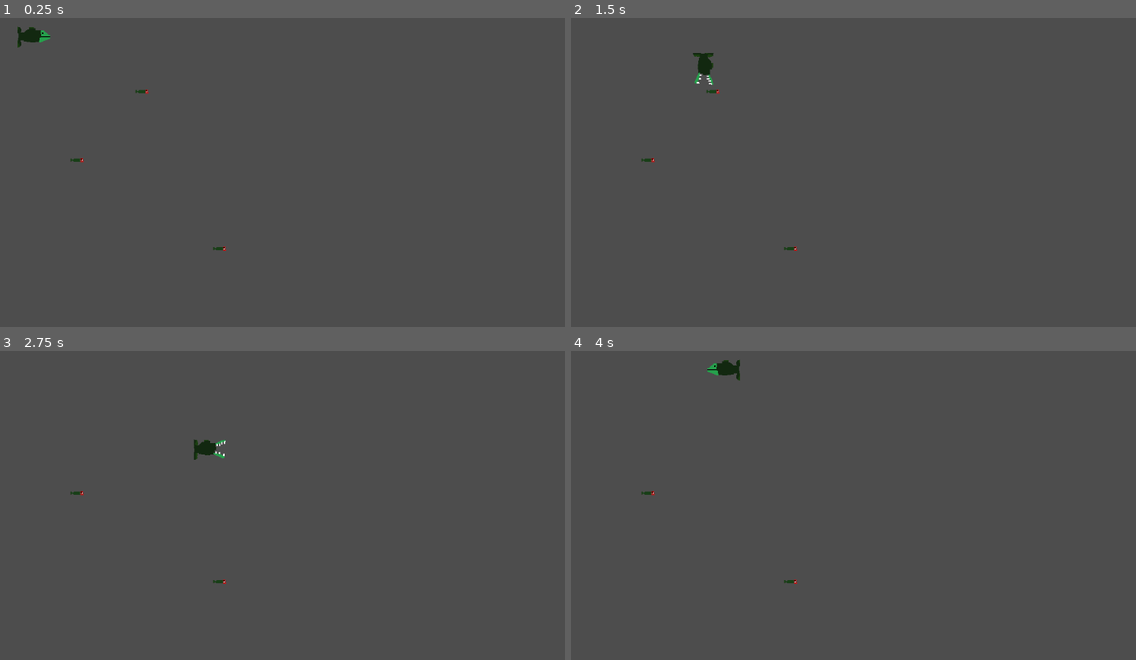
Above: before the commit, frames 1-4 (two rows, left to right).
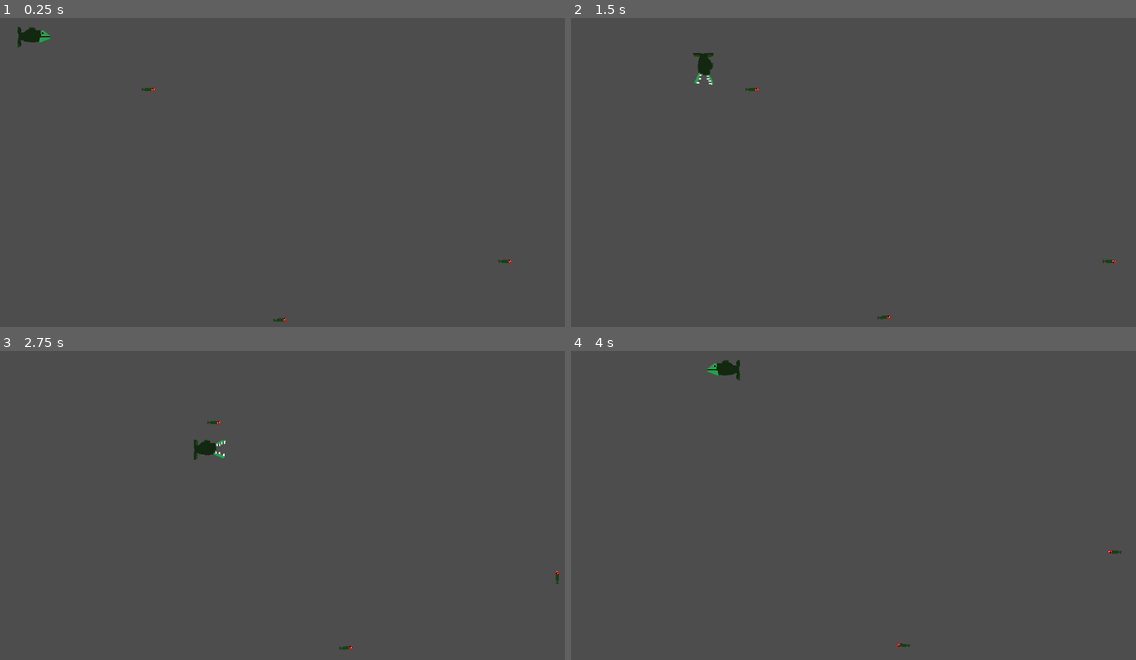
Above: after the commit, the same moments.

Repository: joosepartanen/Tiimi14-GameJam
Game: Godot game, scene res://Scenes/level.tscn
The game is run twice, just before and just after one commit, with the same random seed, the same clock (stepped at 60 frames per second) and the same inputs.
Inputs:
- Up to frame 1 (0.25 s): no input
- Up to frame 2 (1.5 s): hold D (MoveRight) 0.53-1.28 s; tap Space (Dash) at 0.6, 1.35 s; hold S (MoveDown) from 1.28 s (still down)
- Up to frame 3 (2.75 s): release S (MoveDown) at 2.03 s; hold D (MoveRight) from 2.03 s (still down); tap Space (Dash) at 2.1 s
- Up to frame 4 (4 s): release D (MoveRight) at 2.78 s; hold W (MoveUp) 2.78-3.53 s; tap Space (Dash) at 2.85, 3.6 s; hold A (MoveLeft) from 3.53 s (still down)

The runs differ from the first frame. In frame 1, 0.1% of the frame differs, in the area x 12-91%, y 22-99%; in frame 2, 0.1%, in the area x 12-97%, y 22-98%; in frame 3, 0.1%; in frame 4, less than 0.1%.

Commit message:
Muiden objektien liikuttaminen (pathfollow) lisätty

Diff:
--- /dev/null
+++ b/Code/PathFollower.gd
@@ -0,0 +1,42 @@
+extends PathFollow2D
+class_name PathFollower
+# Speed in pixels / second
+@export var speed : float = 50
+# Can the character move or not
+@export var can_move : bool = true
+# The length in pixels
+var _path_length : float = -1
+
+# The desired speed on the path
+var _move_speed : float = 0
+
+# Movement direction: -1 -> backwards, 1 -> forwards
+var direction : int = 1
+
+# Called every frame. 'delta' is the elapsed time since the previous frame.
+func _process(delta: float) -> void:
+	if not can_move or not _validate_path():
+		push_warning("PathFollower: The follower can't move.")
+		return
+
+	var delta_ratio : float = _move_speed * delta * direction
+	progress_ratio = clamp(progress_ratio + delta_ratio, 0, 1)
+
+	if progress_ratio <= 0 or progress_ratio >= 1:
+		direction *= -1
+
+
+func _validate_path() -> bool:
+	if _path_length >= 0:
+		# Path is already validated.
+		return true
+
+	# Reference to the path
+	var path : Path2D = get_parent() as Path2D
+	if path == null or path.curve == null:
+		return false
+
+	_path_length = path.curve.get_baked_length()
+	_move_speed = speed / _path_length
+
+	return true
--- a/Code/saalis.gd
+++ b/Code/saalis.gd
@@ -2,6 +2,9 @@
 class_name Saalis
 
 @export var _score: int = 10
+@onready var animated_sprite_2d: AnimatedSprite2D = $AnimatedSprite2D
+var _path_follower : PathFollower = null
+var prev_pos: Vector2
 
 func collect(kala : Kala) -> bool:
 	if not super.collect(kala):
@@ -10,3 +13,17 @@
 	GameManager.add_score(_score)
 
 	return true
+
+func _ready() -> void:
+	_path_follower = get_parent() as PathFollower
+	prev_pos = global_position
+
+func _process(delta: float) -> void:
+	if _path_follower != null:
+		$AnimatedSprite2D.flip_h = _path_follower.direction < 0
+		var movement = global_position - prev_pos
+
+		if movement.length() > 0.001:
+			$AnimatedSprite2D.flip_v = movement.y > 0
+
+	prev_pos = global_position
--- a/Scenes/level.tscn
+++ b/Scenes/level.tscn
@@ -1,18 +1,65 @@
-[gd_scene load_steps=3 format=3 uid="uid://da01vy6y27r1d"]
+[gd_scene load_steps=7 format=3 uid="uid://da01vy6y27r1d"]
 
 [ext_resource type="PackedScene" uid="uid://c56xv1npw5t1t" path="res://Scenes/Kala.tscn" id="1_tumq0"]
 [ext_resource type="PackedScene" uid="uid://bii84nj5i1glb" path="res://Scenes/Saalis.tscn" id="2_k5f4k"]
+[ext_resource type="Script" uid="uid://di1odib6cw5x6" path="res://Code/PathFollower.gd" id="3_6phgx"]
+
+[sub_resource type="Curve2D" id="Curve2D_81xng"]
+_data = {
+"points": PackedVector2Array(0, 0, 0, 0, 284, 176, 0, 0, 0, 0, 921, 175)
+}
+point_count = 2
+
+[sub_resource type="Curve2D" id="Curve2D_6phgx"]
+_data = {
+"points": PackedVector2Array(0, 0, 0, 0, 924, 540, 0, 0, 0, 0, 970, 539, 0, 0, 0, 0, 1031, 541, 0, 0, 0, 0, 1028, 469, 0, 0, 0, 0, 835, 458, 0, 0, 0, 0, 816, 548, 0, 0, 0, 0, 677, 546, 0, 0, 0, 0, 648, 388, 0, 0, 0, 0, 574, 386, 0, 0, 0, 0, 454, 412, 0, 0, 0, 0, 444, 549, 0, 0, 0, 0, 331, 563, 0, 0, 0, 0, 301, 439, 0, 0, 0, 0, 302, 575, 0, 0, 0, 0, 164, 587)
+}
+point_count = 15
+
+[sub_resource type="Curve2D" id="Curve2D_wqkje"]
+_data = {
+"points": PackedVector2Array(0, 0, 0, 0, 535, 611, 0, 0, 0, 0, 689, 599, 0, 0, 0, 0, 432, 579, 0, 0, 0, 0, 862, 574, 0, 0, 0, 0, 145, 563)
+}
+point_count = 5
 
 [node name="Level" type="Node2D"]
 
 [node name="Kala" parent="." instance=ExtResource("1_tumq0")]
 position = Vector2(48, 85)
 
-[node name="Saalis" parent="." instance=ExtResource("2_k5f4k")]
-position = Vector2(286, 177)
+[node name="Paths" type="Node2D" parent="."]
 
-[node name="Saalis2" parent="." instance=ExtResource("2_k5f4k")]
-position = Vector2(163, 307)
+[node name="Path2D" type="Path2D" parent="Paths"]
+curve = SubResource("Curve2D_81xng")
 
-[node name="Saalis3" parent="." instance=ExtResource("2_k5f4k")]
-position = Vector2(433, 475)
+[node name="PathFollow2D" type="PathFollow2D" parent="Paths/Path2D"]
+position = Vector2(284, 176)
+rotation = -0.0015698575
+script = ExtResource("3_6phgx")
+
+[node name="Saalis" parent="Paths/Path2D/PathFollow2D" instance=ExtResource("2_k5f4k")]
+position = Vector2(1.0046997, -2.998413)
+rotation = 0.0015698575
+scale = Vector2(1.0000001, 1.0000001)
+
+[node name="Path2D2" type="Path2D" parent="Paths"]
+position = Vector2(37, -45)
+curve = SubResource("Curve2D_6phgx")
+
+[node name="PathFollow2D" type="PathFollow2D" parent="Paths/Path2D2"]
+position = Vector2(924, 540)
+rotation = -0.021735707
+script = ExtResource("3_6phgx")
+
+[node name="Saalis" parent="Paths/Path2D2/PathFollow2D" instance=ExtResource("2_k5f4k")]
+position = Vector2(-0.05419922, 4.119873)
+
+[node name="Path2D3" type="Path2D" parent="Paths"]
+curve = SubResource("Curve2D_wqkje")
+
+[node name="PathFollow2D" type="PathFollow2D" parent="Paths/Path2D3"]
+position = Vector2(535, 611)
+rotation = -0.07776494
+script = ExtResource("3_6phgx")
+
+[node name="Saalis" parent="Paths/Path2D3/PathFollow2D" instance=ExtResource("2_k5f4k")]
Not shown, added: Code/PathFollower.gd.uid
